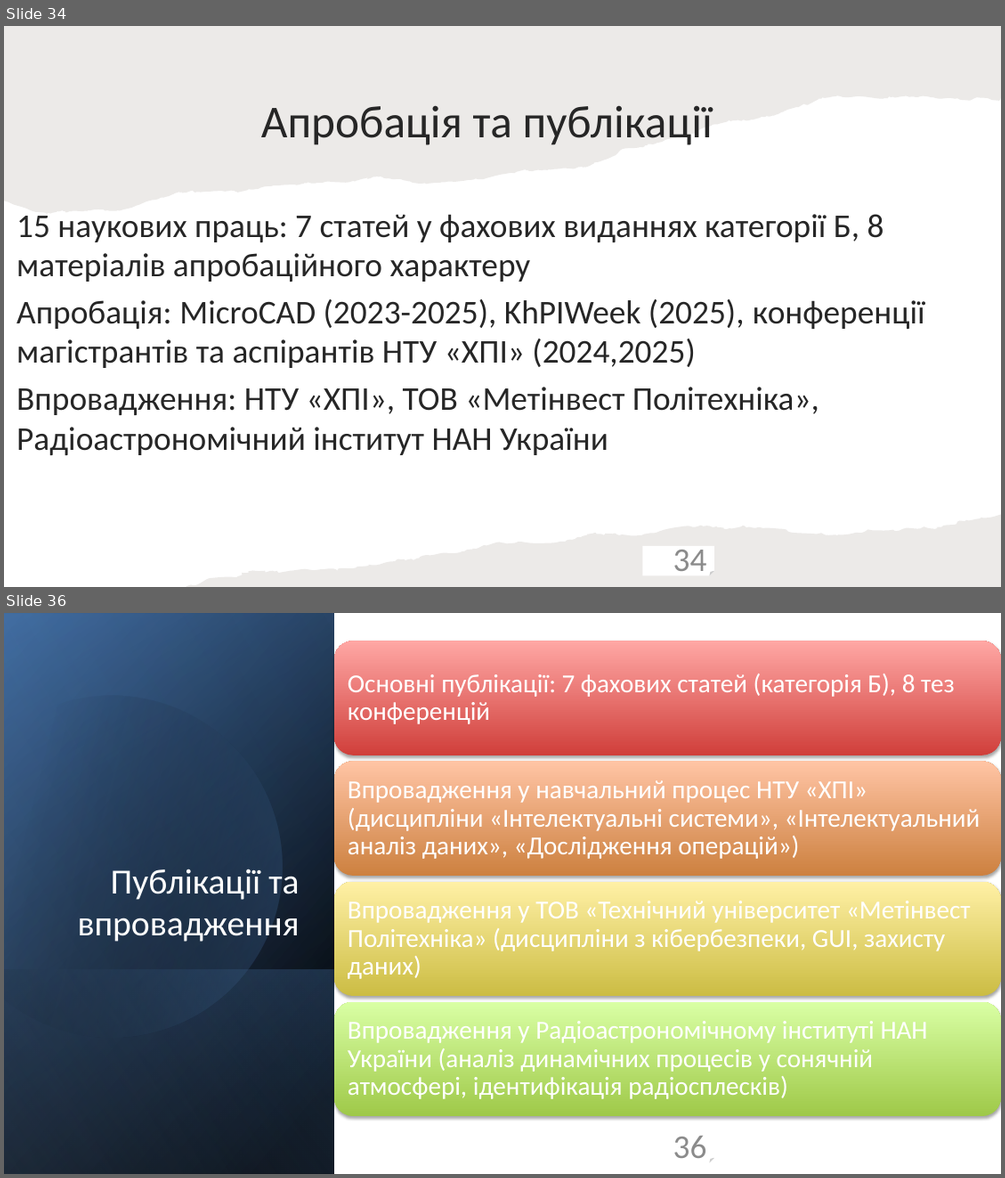
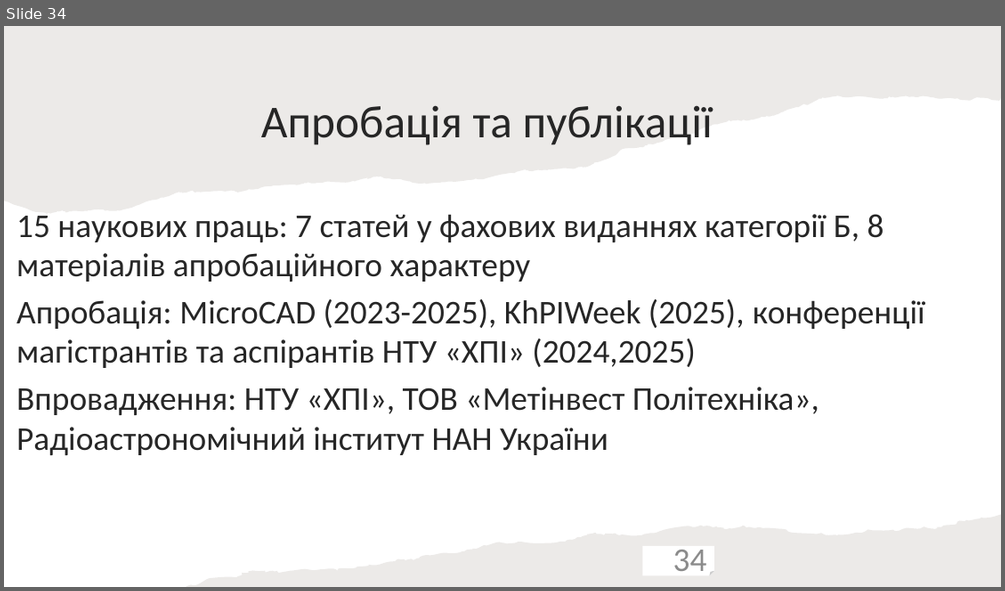
Before and after one commit to ly0wenka/dis_f, a slide deck: dissertation_Kondratov_slides.pptx. Shown one above the other, each under a label of ours: slides 34 and 36 before the commit, slide 34 after it; the slides between them are not shown. The pictures are 1005x1178 and 1005x591 pixels, drawn with LibreOffice and Linux fonts; fonts in the diff are those of the drawing. Boxes give left, top, right and bottom in pixels: in the first picture for what was removed or moved away, otherwise in the second. Text is boxed around its words. In the diff, an @@ line names an element or a change of style, - is before the commit and + after.

Commit message:
13

```diff
--- a/dissertation_Kondratov_slides.pptx
+++ b/dissertation_Kondratov_slides.pptx
@@ slide 36 removed at box(4, 613, 1001, 1174), background #FFFFFF @@
@@ rectangle removed at box(4, 613, 334, 1174) @@
@@ rectangle removed at box(4, 614, 334, 1174) @@
@@ rectangle removed at box(4, 613, 334, 1174) @@
@@ freeform shape removed at box(4, 655, 324, 1071) @@
@@ title removed at box(78, 868, 299, 941) @@
-Публікації та впровадження
@@ rectangle removed at box(4, 969, 334, 1174) @@
@@ group removed at box(334, 641, 1001, 1116): 4 rounded rectangles, 4 texts @@
-Основні публікації: 7 фахових статей (категорія Б), 8 тез конференцій
-Впровадження у навчальний процес НТУ «ХПІ» (дисципліни «Інтелектуальні системи», «Інтелектуальний аналіз даних», «Дослідження операцій»)
-Впровадження у ТОВ «Технічний університет «Метінвест Політехніка» (дисципліни з кібербезпеки, GUI, захисту даних)
-Впровадження у Радіоастрономічному інституті НАН України (аналіз динамічних процесів у сонячній атмосфері, ідентифікація радіосплесків)
@@ page number removed at box(643, 1133, 714, 1163) @@
-36
```
Also in this commit, not shown: 1 slide added.
